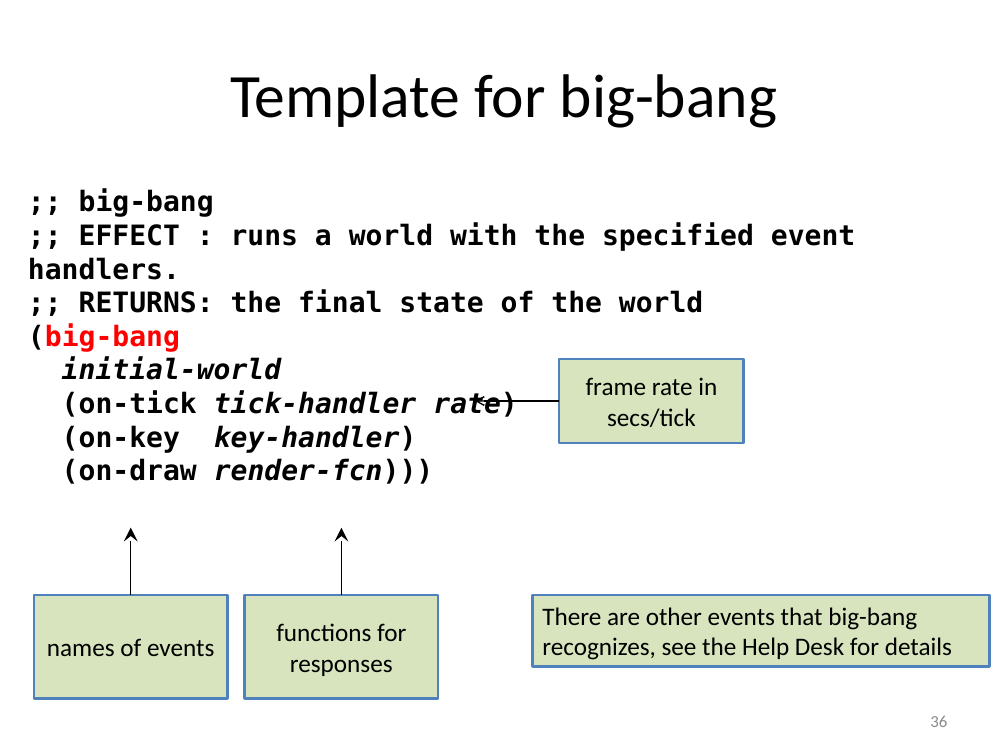
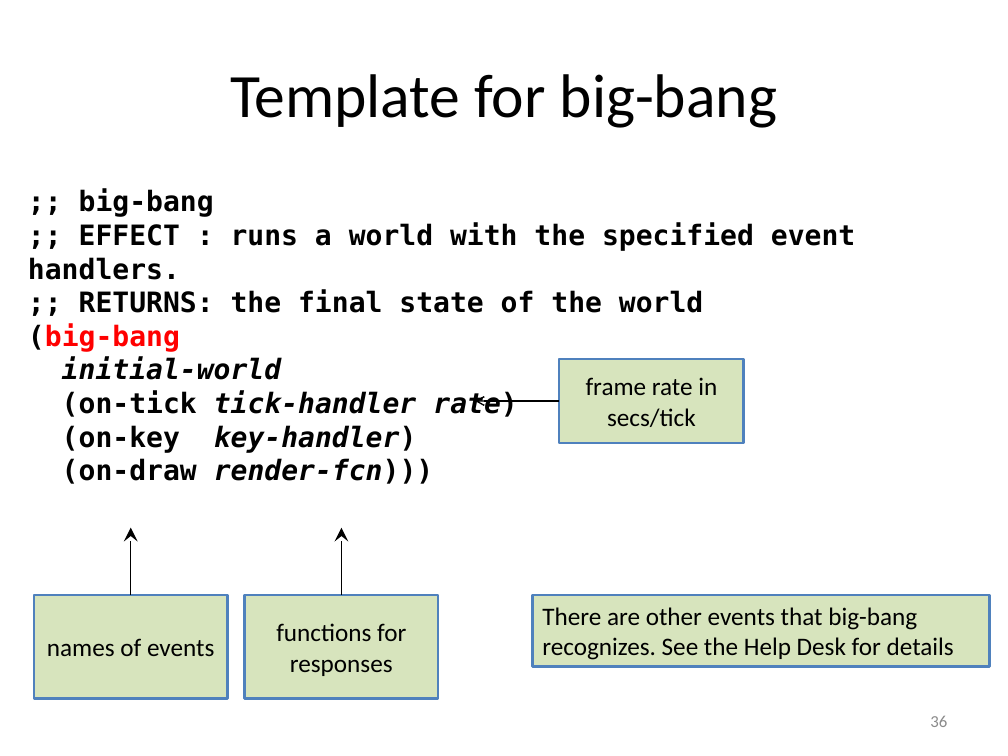
Before and after one commit to mwand/cs5010f16, a slide deck: slide 36 of Slides/Lesson 3.1 Introduction to Universe Programs.pptx. Drawn at 1008x756 pixels with LibreOffice and Linux fonts; fonts in the diff are those of the drawing. Boxes give left, top, right and bottom in pixels: in the first picture for what was removed or moved away, otherwise in the second. Text is boxed around its words. In the diff, an @@ line names an element or a change of style, - is before the commit and + after.

```diff
--- a/Slides/Lesson 3.1 Introduction to Universe Programs.pptx
+++ b/Slides/Lesson 3.1 Introduction to Universe Programs.pptx
@@ text in rectangle at box(542, 607, 954, 660): text changed @@
-There are other events that big-bang recognizes, see the Help Desk for details
+There are other events that big-bang recognizes. See the Help Desk for details
```
Also in this commit, not shown: 3 other slides changed, 7 other files.
